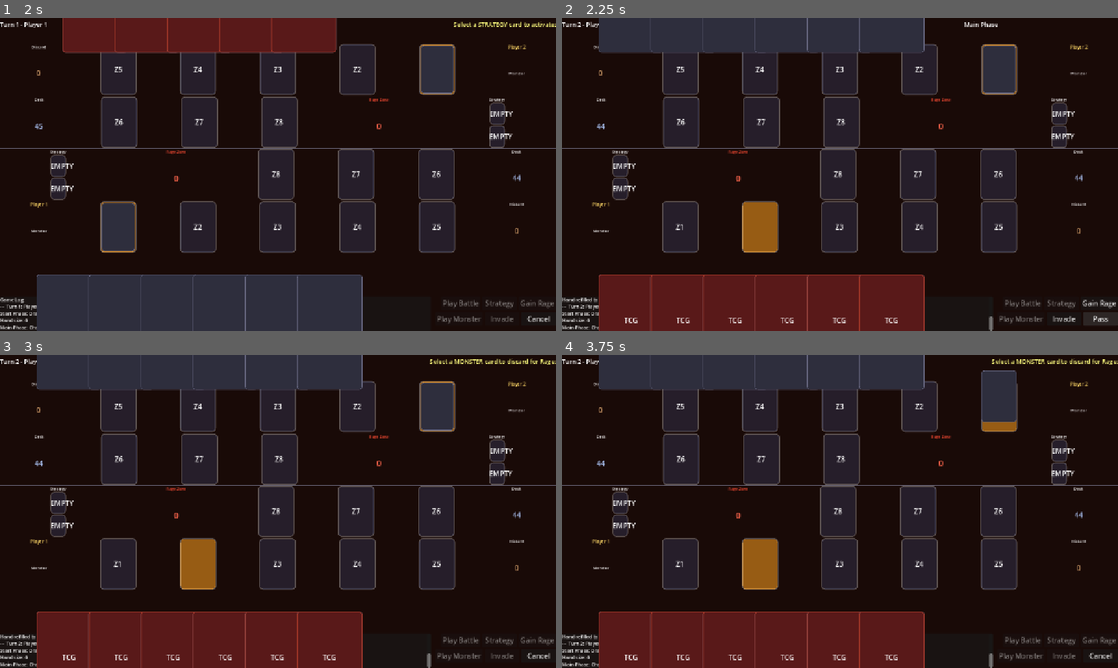
Above: before the commit, frames 1-4 (two rows, left to right).
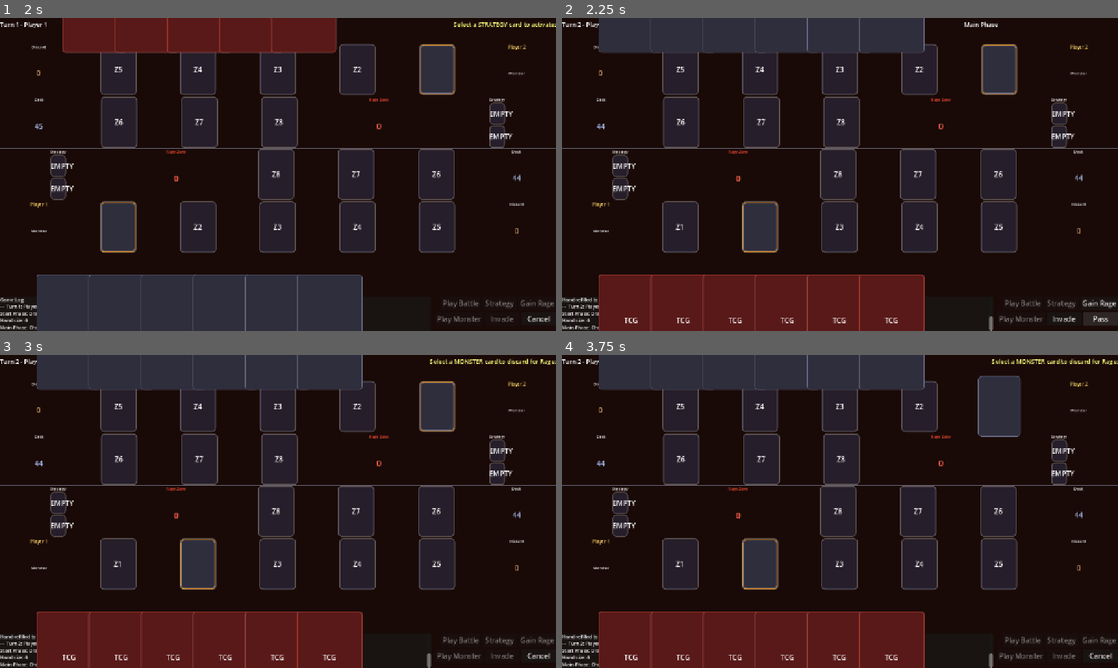
Above: after the commit, the same moments.

Repository: hunterdurbin/godzilla-sim
Game: Godot game, scene res://scenes/ui/MainMenu.tscn
The game is run twice, just before and just after one commit, with the same random seed, the same clock (stepped at 60 frames per second) and the same inputs.
Inputs (mouse positions are in pixels of both pictures, inside the frame that each line leads up to):
- Up to frame 1 (2 s): click "Start Game" at 0.5 s; click "Strategy" at 1.25 s
- Up to frame 2 (2.25 s): click "Cancel" at 2 s
- Up to frame 3 (3 s): click "Gain Rage" at 2.75 s
- Up to frame 4 (3.75 s): tap Enter (ui_accept) at 3.5 s; drag from (1001, 405) to (895, 442) at 3.52 s

Frame 1 is identical in both runs. In frame 2, 0.9% of the frame differs, in the area x 32-39%, y 59-75%; in frame 3, 0.9%; in frame 4, 1.6%, in the area x 32-83%, y 4-75%.

Commit message:
Fix zones not displaying properly

Diff:
--- a/scenes/board/game_board.gd
+++ b/scenes/board/game_board.gd
@@ -35,6 +35,11 @@
 var waiting_for_zone_select: bool = false
 var selected_card_id: String = ""
 
+# Drag-to-zone state
+var _drag_card: Control = null
+var _drag_valid_zones: Array[int] = []
+var _drag_action: CardEnums.ActionType = CardEnums.ActionType.PASS
+
 
 func _ready() -> void:
 	# Initialize the turn manager
@@ -67,6 +72,12 @@
 	btn_play_monster.pressed.connect(_on_play_monster_pressed)
 	btn_invade.pressed.connect(_on_invade_pressed)
 	btn_pass.pressed.connect(_on_pass_pressed)
+
+	# Connect hand drag signals for drag-to-zone
+	player1_hand.hand_card_drag_started.connect(_on_hand_drag_started)
+	player1_hand.hand_card_drag_ended.connect(_on_hand_drag_ended)
+	player2_hand.hand_card_drag_started.connect(_on_hand_drag_started)
+	player2_hand.hand_card_drag_ended.connect(_on_hand_drag_ended)
 
 	# Hide end game panel and card select prompt
 	end_game_panel.visible = false
@@ -449,3 +460,78 @@
 		if player.hand[i].get("id") == card_id:
 			return i
 	return -1
+
+
+# --- Drag-to-zone ---
+
+func _on_hand_drag_started(card: Control) -> void:
+	# Don't interfere if already in a selection flow
+	if waiting_for_card_select or waiting_for_zone_select:
+		return
+
+	var card_data: Dictionary = card.card_data if "card_data" in card else {}
+	if card_data.is_empty():
+		return
+
+	var state := turn_manager.game_state
+	var player := state.get_current_player()
+	var opponent := state.get_opponent_of_current()
+	var rules := turn_manager.rules_engine
+	var board := _get_active_player_board()
+	if not board:
+		return
+
+	# Make sure this card's hand belongs to the active player
+	if board.hand_manager != card.get_parent():
+		return
+
+	var card_type = card_data.get("card_type", -1)
+	_drag_card = card
+	_drag_valid_zones = []
+	_drag_action = CardEnums.ActionType.PASS
+
+	if card_type == CardEnums.CardType.BATTLE:
+		var card_id: String = card_data.get("id", "")
+		var hand_idx := _find_hand_index_by_id(card_id)
+		if hand_idx >= 0 and hand_idx in rules.get_playable_battle_cards(player, opponent):
+			_drag_valid_zones = rules.get_valid_zones_for_battle_card(player, opponent)
+			_drag_action = CardEnums.ActionType.PLAY_BATTLE
+
+	if not _drag_valid_zones.is_empty():
+		board.highlight_valid_zones(_drag_valid_zones)
+
+
+func _on_hand_drag_ended(card: Control) -> void:
+	var board := _get_active_player_board()
+
+	# Clean up highlights
+	if board:
+		board.clear_highlights()
+
+	if _drag_card != card or _drag_valid_zones.is_empty():
+		_drag_card = null
+		_drag_valid_zones = []
+		return
+
+	# Check if card was dropped on a valid zone
+	var mouse_pos := get_global_mouse_position()
+	if board:
+		for i in _drag_valid_zones:
+			var slot: Slot = board.zone_slots[i]
+			var rect := Rect2(slot.global_position, slot.size)
+			if rect.has_point(mouse_pos) and slot.is_empty():
+				var card_id: String = card.card_data.get("id", "") if "card_data" in card else ""
+				var hand_idx := _find_hand_index_by_id(card_id)
+				if hand_idx >= 0:
+					# Tell CardManager we handled the drop
+					board.hand_manager.drop_handled = true
+					_drag_card = null
+					_drag_valid_zones = []
+					turn_manager.submit_action(_drag_action, {
+						"hand_index": hand_idx,
+						"zone_index": i
+					})
+					return
+
+	_drag_card = null
+	_drag_valid_zones = []
--- a/scenes/board/player_board.gd
+++ b/scenes/board/player_board.gd
@@ -90,13 +90,16 @@
 		# Skip the monster's zone — monster card is managed by _sync_monster
 		if (state.monster_zone - 1) == i:
 			slot.set_monster_marker(true)
+			# Remove any battle card visual so the monster card can be placed by _sync_monster
+			if slot.has_card() and slot.get_card() != monster_card:
+				slot.remove_card(true)
 			continue
 
 		slot.set_monster_marker(false)
 		var zone_data: Dictionary = state.zones[i]
 
 		# Update card in slot
-		if zone_data.is_empty() and slot.has_card():
+		if zone_data.is_empty() and slot.has_card() and slot.get_card() != monster_card:
 			slot.remove_card(true)
 		elif not zone_data.is_empty() and not slot.has_card():
 			var card := _create_card(zone_data)
--- a/scenes/cards/card.gd
+++ b/scenes/cards/card.gd
@@ -13,6 +13,7 @@
 @export var card_name: String = "Card Name"
 @export var card_description: String = "Card description goes here."
 @export var hover_scale: float = 1.15
+@export var hover_scale_in_slot: float = 1.5
 @export var hover_lift: float = 40.0
 @export var scale_duration: float = 0.2
 
@@ -97,6 +98,10 @@
 		_animate_hover(false)
 
 
+func _is_in_slot() -> bool:
+	return get_parent() is Slot
+
+
 func _animate_hover(entering: bool) -> void:
 	if tween:
 		tween.kill()
@@ -104,12 +109,16 @@
 	tween.set_ease(Tween.EASE_OUT)
 	tween.set_trans(Tween.TRANS_CUBIC)
 	tween.set_parallel(true)
+	var in_slot := _is_in_slot()
 	if entering:
-		tween.tween_property(self, "scale", original_scale * hover_scale, scale_duration)
-		tween.tween_property(self, "position", _pre_hover_position + Vector2(0, -hover_lift), scale_duration)
+		var target_hover_scale := hover_scale_in_slot if in_slot else hover_scale
+		tween.tween_property(self, "scale", original_scale * target_hover_scale, scale_duration)
+		if not in_slot:
+			tween.tween_property(self, "position", _pre_hover_position + Vector2(0, -hover_lift), scale_duration)
 	else:
 		tween.tween_property(self, "scale", original_scale, scale_duration)
-		tween.tween_property(self, "position", _pre_hover_position, scale_duration)
+		if not in_slot:
+			tween.tween_property(self, "position", _pre_hover_position, scale_duration)
 		tween.chain().tween_callback(func(): _hover_active = false)
 
 
--- a/scenes/managers/card_manager.gd
+++ b/scenes/managers/card_manager.gd
@@ -8,6 +8,8 @@
 signal card_removed(card: Control)
 signal cards_reordered()
 signal card_selected(card: Control, index: int)
+signal hand_card_drag_started(card: Control)
+signal hand_card_drag_ended(card: Control)
 
 # Enums
 enum LayoutMode {
@@ -43,6 +45,7 @@
 var card_target_rotations: Dictionary = {}  # Maps card to its target rotation
 var dragged_card: Control = null  # Currently dragged card
 var dragged_card_original_index: int = -1  # Original index of dragged card
+var drop_handled: bool = false  # Set by external listeners to prevent reordering
 var selection_mode: bool = false  # When true, clicking selects instead of dragging
 var selectable_indices: Array[int] = []  # Which card indices are selectable
 
@@ -302,10 +305,19 @@
 		dragged_card = card
 		dragged_card_original_index = managed_cards.find(card)
 		card.z_index = 100
+		hand_card_drag_started.emit(card)
 
 
 func _on_card_drag_ended(card: Control) -> void:
 	if card not in managed_cards:
+		return
+
+	# Let external listeners handle the drop first (e.g. dropping on a zone)
+	drop_handled = false
+	hand_card_drag_ended.emit(card)
+	if drop_handled:
+		dragged_card = null
+		dragged_card_original_index = -1
 		return
 
 	# Calculate the new index based on card's current position
